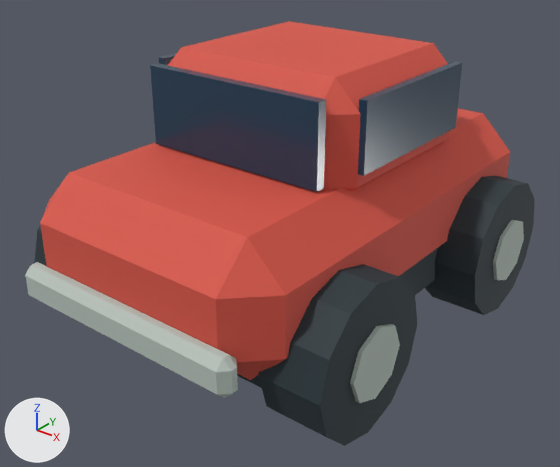
An edit to the glTF model godot/Models/sport.glb, drawn before and after from the same camera.
Both versions are drawn from a 50 mm camera at (1.106, -1.452, 1.087) aimed at (0.006, -0.077, 0.235). Every picture has the same lights, and +X, +Y and +Z are marked at lower left. The first picture is the older version.

In view in the first picture: 'Body', 'Bumper', 'Cabin', 'Chassis', 'Front windshield', 'Hub.002', 'Hub.003', 'Side window.001', 'Tire.002', 'Tire.003' and 2 more.
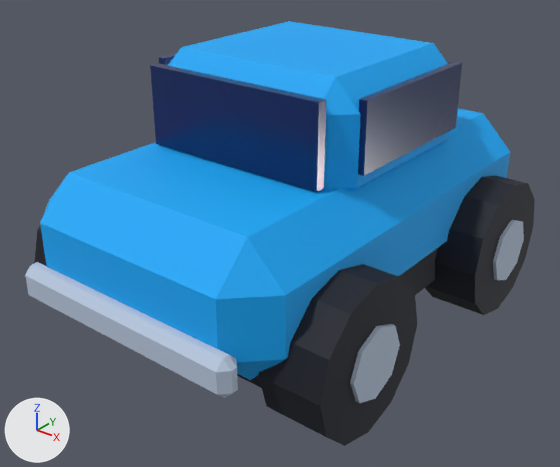
What differs and where, as boxes [x1, y1, x2, y2] in the pictures (560 x 467 px):
'Body', recoloured (red to blue): [40, 108, 510, 380] in both
'Cabin', recoloured (red to blue): [168, 21, 450, 191] in both
'Bumper', recoloured (light grey to blue): [25, 262, 238, 398] in both
'Hub.002', recoloured: [350, 324, 400, 403] in both
'Hub.003', recoloured: [493, 220, 524, 280] in both

What changed in the scene script:
```text
Change mat_red:
    mat_red.base_color: (0.694, 0.0908, 0.0612) -> (0.847, 0.00605, 0.0382)  # red #d95546 -> red #ed1237
Change mat_hub:
    mat_hub.base_color: (0.479, 0.552, 0.503) -> (0.485, 0.578, 0.723)  # light grey #b8c4bc -> blue #b9c8dd
Add mat_blue:
    mat_blue = principled_material('blue')
    mat_blue.base_color = (0.0, 0.402, 0.956)  # blue #00aafa
    mat_blue.roughness = 0.72
Change me_cube_045:
    where me_cube_045.from_pydata(...)  # 24 vertices, 44 faces; spans x -0.35..0.35, y -0.58..0.58, z 0.14..0.46
    remove me_cube_045.materials.append(mat_red)  # red #d95546
    add me_cube_045.materials.append(mat_blue)  # blue #00aafa
Change me_cube_046:
    where me_cube_046.from_pydata(...)  # 24 vertices, 44 faces; spans x -0.285..0.285, y -0.23..0.31, z 0.395..0.685
    remove me_cube_046.materials.append(mat_red)  # red #d95546
    add me_cube_046.materials.append(mat_blue)  # blue #00aafa
```
